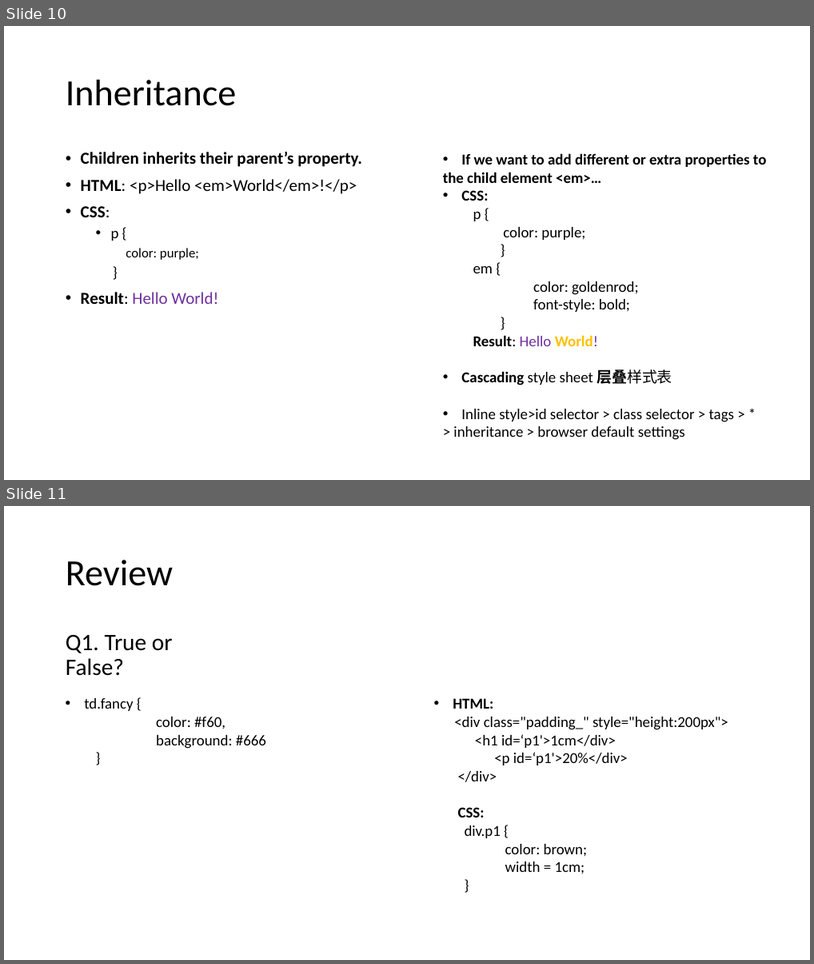
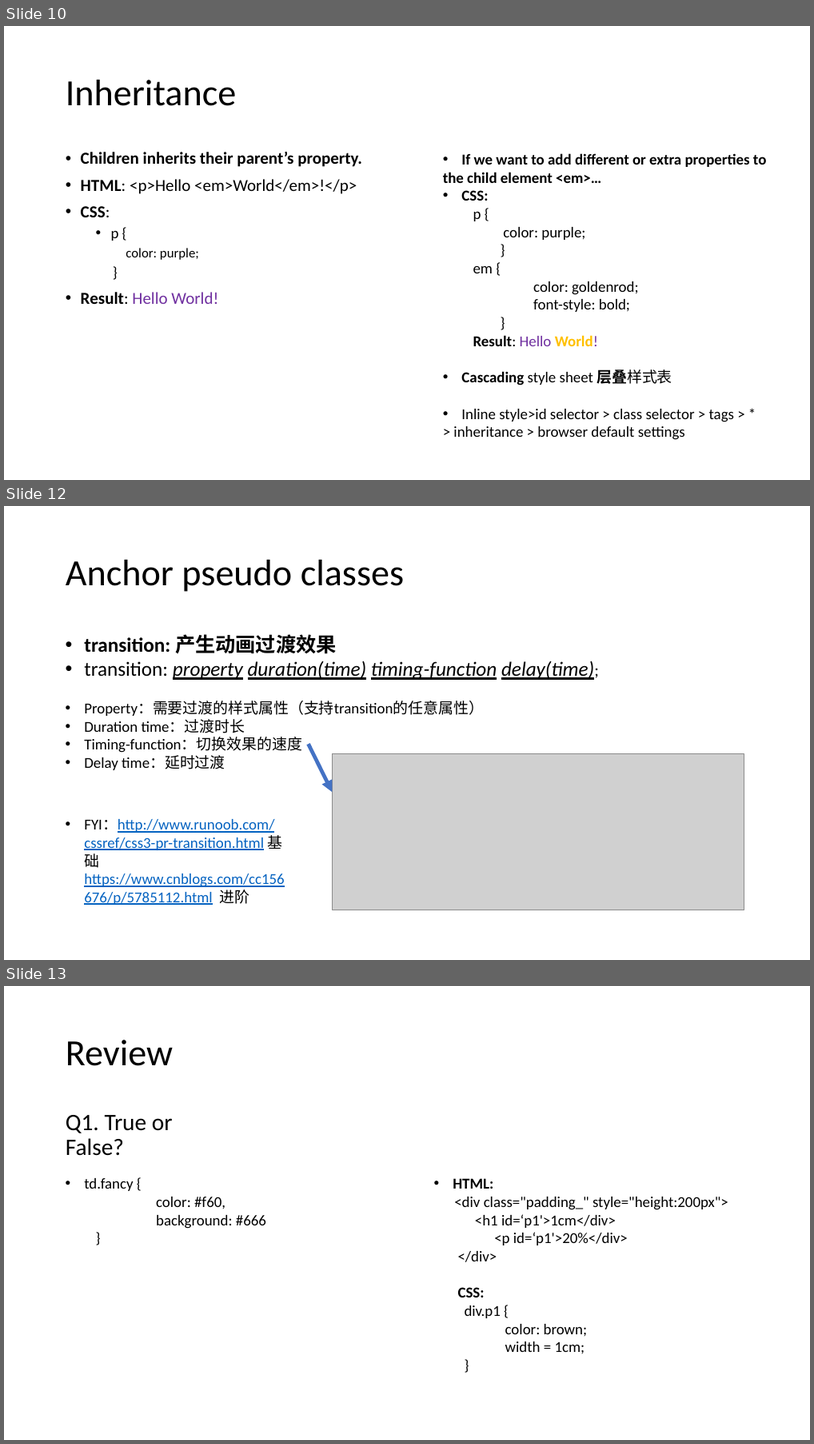
Before and after one commit to PolarisStudio/LGUReact, a slide deck: L2/L2.pptx. Shown one above the other, each under a label of ours: slides 10 and 11 before the commit, slides 10, 12 and 13 after it; the slides between them are not shown. The pictures are 814x964 and 814x1444 pixels, drawn with LibreOffice and Linux fonts; fonts in the diff are those of the drawing; grey boxes stand for pictures. Boxes give left, top, right and bottom in pixels: in the first picture for what was removed or moved away, otherwise in the second. Text is boxed around its words. In the diff, an @@ line names an element or a change of style, - is before the commit and + after.

```diff
--- a/L2/L2.pptx
+++ b/L2/L2.pptx
@@ slide 12 added at (x1=4, y1=506, x2=810, y2=960), background #FFFFFF @@
@@ title added at (x1=66, y1=560, x2=404, y2=592), 44 pt, text #000000 @@
+Anchor pseudo classes
@@ text added at (x1=84, y1=634, x2=594, y2=770), 18 pt, text #000000 @@
+• transition: 产生动画过渡效果
+• transition: property duration(time) timing-function delay(time);
+• Property：需要过渡的样式属性（支持transition的任意属性）
+• Duration time：过渡时长
+• Timing-function：切换效果的速度
+• Delay time：延时过渡
@@ arrow added from (308, 744) to (333, 792), #4472C4 4.5 pt @@
@@ picture added at (x1=333, y1=753, x2=745, y2=909) @@
@@ text added at (x1=84, y1=819, x2=284, y2=904), 18 pt, text #0563C1, underline @@
+• FYI：http://www.runoob.com/cssref/css3-pr-transition.html 基础 https://www.cnblogs.com/cc156676/p/5785112.html 进阶
@@ what was slide 11 is now slide 13 @@
```
Also in this commit, not shown: 2 slides changed, 1 other slide added.
